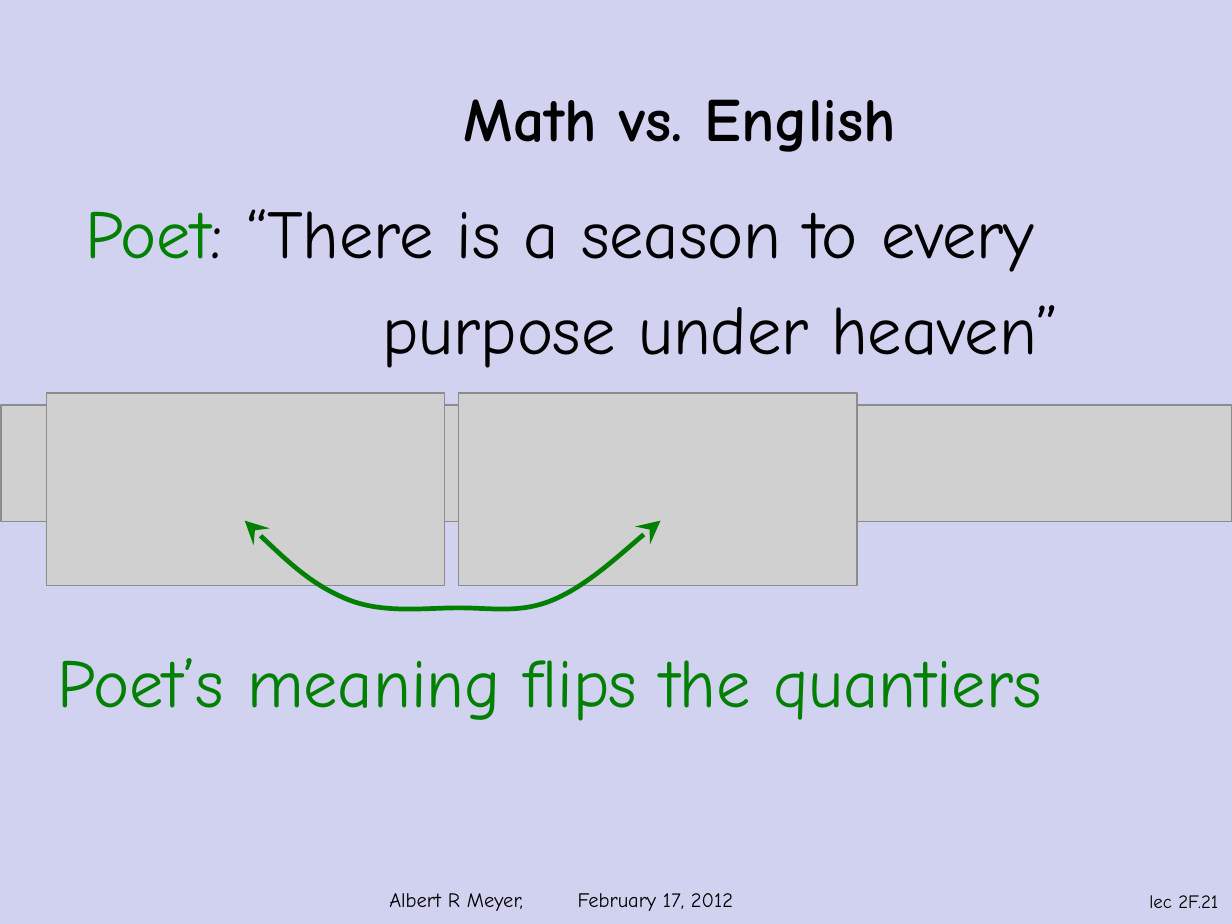
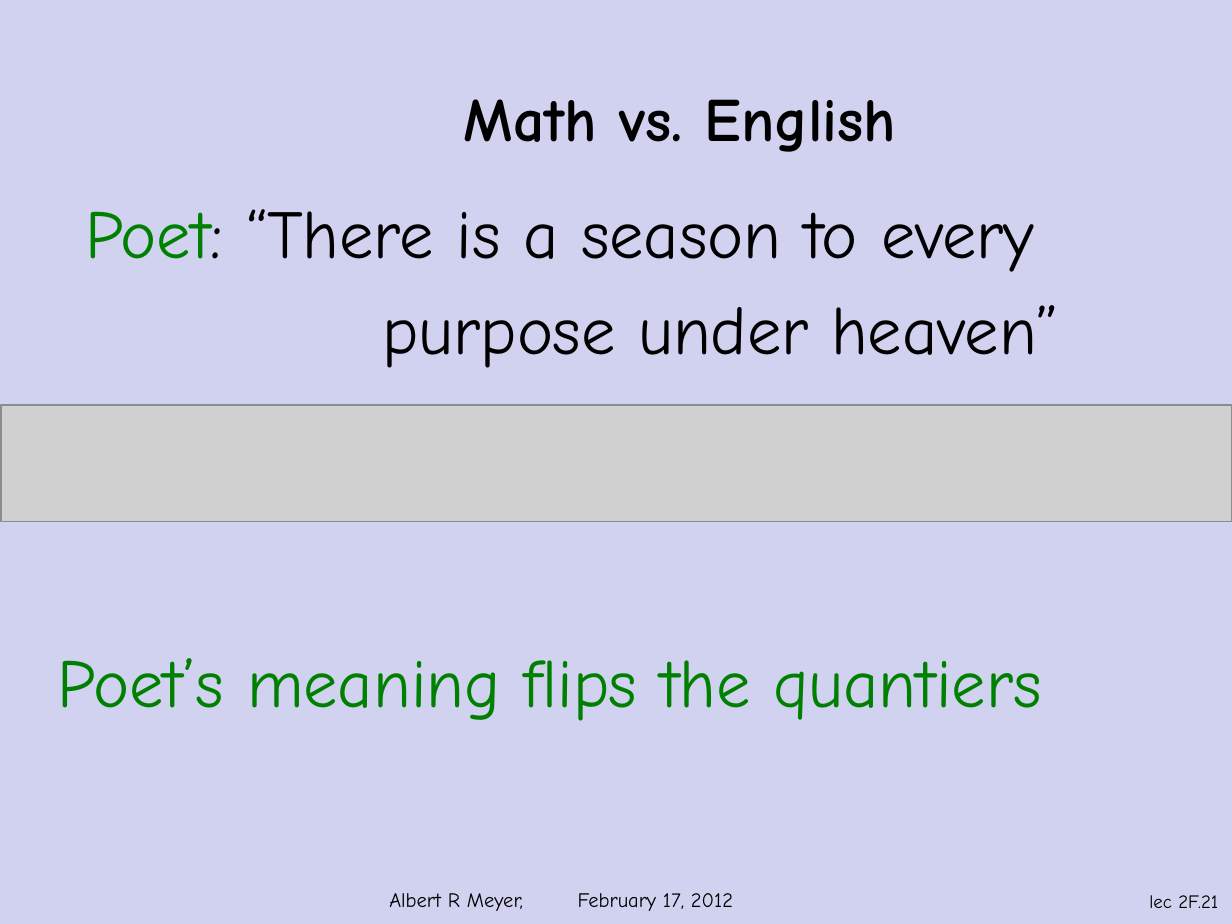
Before and after one commit to armeyer/mcs_web, a slide deck: slide 21 of spring12/slidesS12/slides2f.pptx. Drawn at 1232x924 pixels with LibreOffice and Linux fonts; fonts in the diff are those of the drawing; grey boxes stand for pictures; background and template pictures are left out. Boxes give left, top, right and bottom in pixels: in the first picture for what was removed or moved away, otherwise in the second. Text is boxed around its words. In the diff, an @@ line names an element or a change of style, - is before the commit and + after.

```diff
--- a/spring12/slidesS12/slides2f.pptx
+++ b/spring12/slidesS12/slides2f.pptx
@@ picture removed at <box>47,393,445,586</box> @@
@@ picture removed at <box>458,393,856,586</box> @@
@@ freeform shape removed at <box>245,521,662,615</box> @@
```
Also in this commit, not shown: 8 other slides changed, 5 other files.
